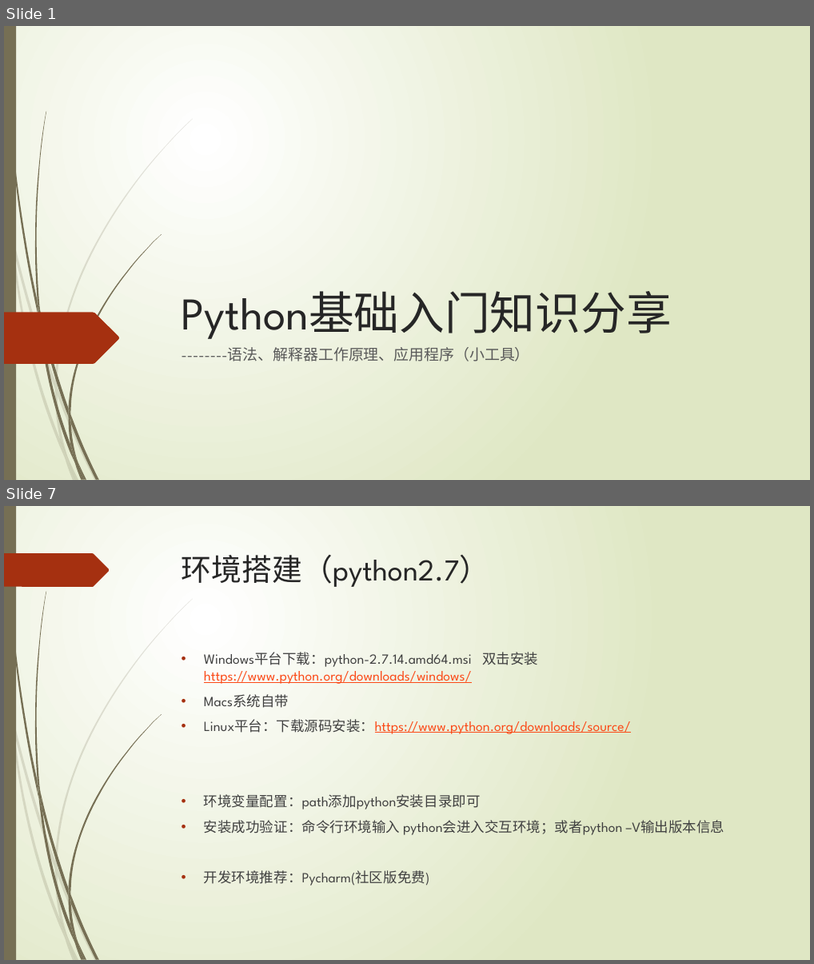
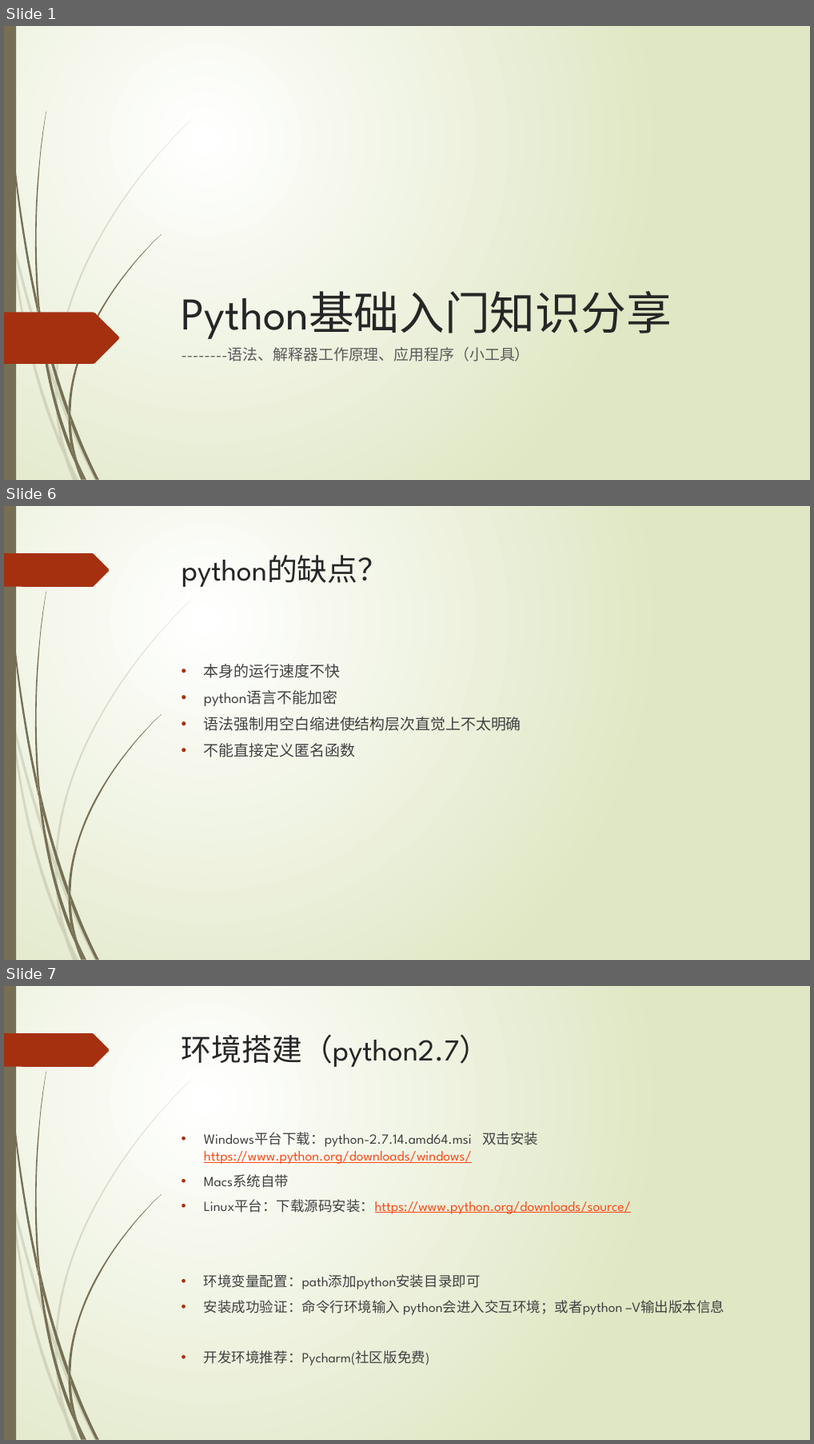
Before and after one commit to lspgithublxh/document, a slide deck: 编程语言/python/Python基础入门知识分享.pptx. Shown one above the other, each under a label of ours: slides 1 and 7 before the commit, slides 1, 6 and 7 after it; the slides between them are not shown. The pictures are 814x964 and 814x1444 pixels, drawn with LibreOffice and Linux fonts; fonts in the diff are those of the drawing. Boxes give left, top, right and bottom in pixels: in the first picture for what was removed or moved away, otherwise in the second. Text is boxed around its words. In the diff, an @@ line names an element or a change of style, - is before the commit and + after.

```diff
--- a/编程语言/python/Python基础入门知识分享.pptx
+++ b/编程语言/python/Python基础入门知识分享.pptx
@@ slide 6 added at bbox=[4, 506, 810, 960], background gradient #FFFFFF to #DFE8C4; not listed: 24 template elements that a slide beside it also shows @@
@@ title added at bbox=[182, 555, 388, 587], 36 pt, text #262626 @@
+python的缺点？
@@ text added at bbox=[204, 664, 522, 757], 18 pt, text #404040 @@
+• 本身的运行速度不快
+• python语言不能加密
+• 语法强制用空白缩进使结构层次直觉上不太明确
+• 不能直接定义匿名函数
```
Also in this commit, not shown: 4 slides changed, 1 other slide added, 1 slide removed, 1 other file.
